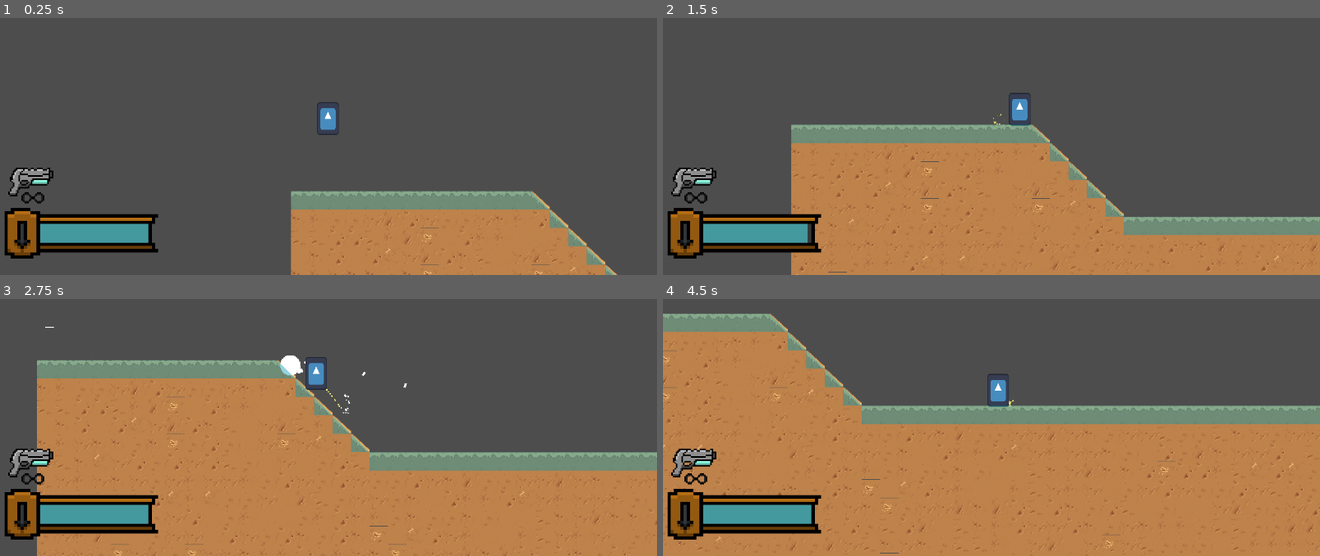
Above: before the commit, frames 1-4 (two rows, left to right).
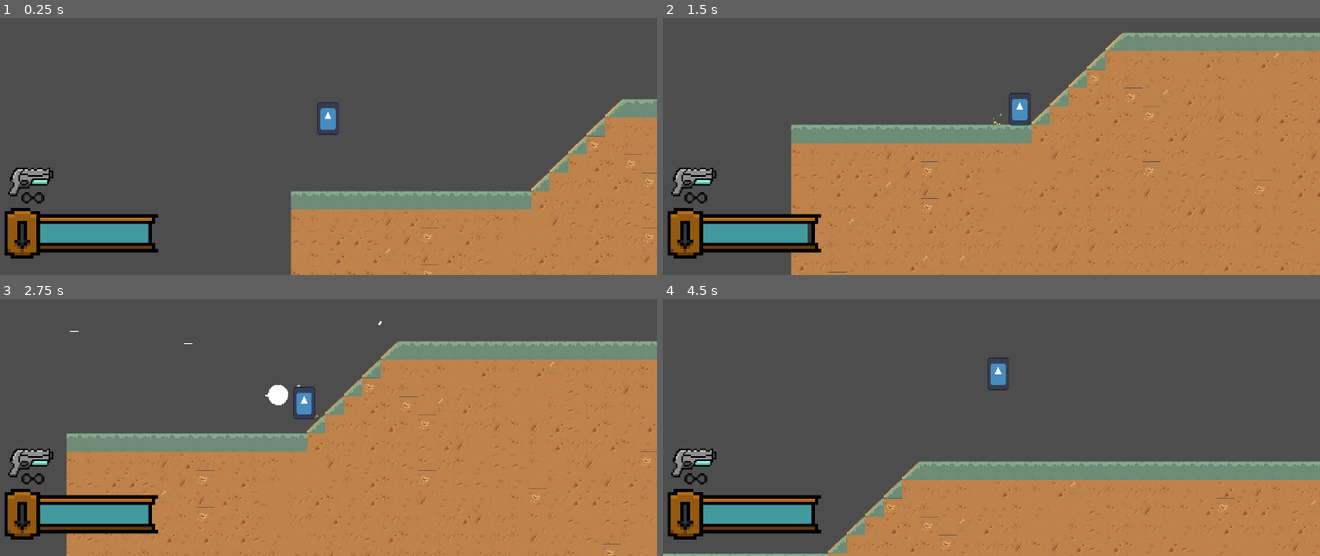
Above: after the commit, the same moments.

Repository: dzfrias/gladiator
Game: Godot game, scene res://scenes/mission.tscn
The game is run twice, just before and just after one commit, with the same random seed, the same clock (stepped at 60 frames per second) and the same inputs. This scene is started directly instead of the project's main scene. The engine's default icon, where the game draws it, is replaced by a stand-in: a white triangle on a blue panel in a dark square. Sound files missing from this copy of the repository are replaced by a short silence.
Inputs (mouse positions are in pixels of both pictures, inside the frame that each line leads up to):
- Up to frame 1 (0.25 s): no input
- Up to frame 2 (1.5 s): move the mouse to (1136, 71) at 0.52 s; hold S (burrow) 0.53-1.28 s; hold D (right) from 0.53 s (still down); tap Space (jump) at 0.77, 1.07 s; move the mouse to (860, 110) at 1.27 s; tap Shift (fallthrough) at 1.35 s
- Up to frame 3 (2.75 s): tap Space (jump) at 1.52, 1.82 s; move the mouse to (outside the picture) at 2.02 s; release D (right) at 2.03 s; press the mouse at (outside the picture) at 2.03 s; hold A (left) from 2.03 s (still down)
- Up to frame 4 (4.5 s): move the mouse to (958, 445) at 2.77 s; release A (left) at 2.78 s; release the mouse at (958, 445) at 2.78 s; hold D (right) 2.78-4.28 s; right-click (958, 445) at 2.85 s; tap Space (jump) at 3.02, 3.32, 3.77, 4.07 s; move the mouse to (1188, 427) at 3.52 s; hold I (interact) 3.53-4.28 s; move the mouse to (794, 316) at 4.27 s; hold A (left) from 4.28 s (still down); tap Q (toggle_alt) at 4.35 s

The runs differ from the first frame. In frame 1, 9.1% of the frame differs, in the area x 80-100%, y 31-100%; in frame 2, 29%; in frame 3, 40%; in frame 4, 44%, in the area x 0-100%, y 5-100%.

Commit message:
Limit the y level of the world map

Diff:
--- a/scripts/mission/world_map.gd
+++ b/scripts/mission/world_map.gd
@@ -19,6 +19,7 @@
 		weight = tile_weight
 
 @export var map_width: int = 200
+@export var y_max: int = 10
 
 var _terrain := [
 	WeightedScene.new("res://scenes/modules/terrain/flat.tscn", 0.5),
@@ -56,7 +57,7 @@
 
 func _generate() -> void:
 	var module_origin := Vector2i(0, 0)
-	module_origin += _place_module(module_origin, _start_module)
+	module_origin += _place_module(module_origin, _start_module.instantiate())
 
 	var next_encounter := randi_range(3, 4)
 	while module_origin.x < map_width:
@@ -67,11 +68,13 @@
 		else:
 			module = weighted_choice(_terrain)
 			next_encounter -= 1
-		var delta := _place_module(module_origin, module.scene)
+		var instance := module.scene.instantiate() as Module
+		if module_origin.y + instance.delta_y < -y_max or module_origin.y + instance.delta_y > 0:
+			continue
+		var delta := _place_module(module_origin, instance)
 		module_origin += delta
 
-func _place_module(origin: Vector2i, module: PackedScene) -> Vector2i:
-	var instance = module.instantiate() as Module
+func _place_module(origin: Vector2i, instance: Module) -> Vector2i:
 	var scene_origin := to_global(map_to_local(origin)) - _tile_size / 2
 	instance.global_position = scene_origin
 	instance.tile_size = _tile_size
